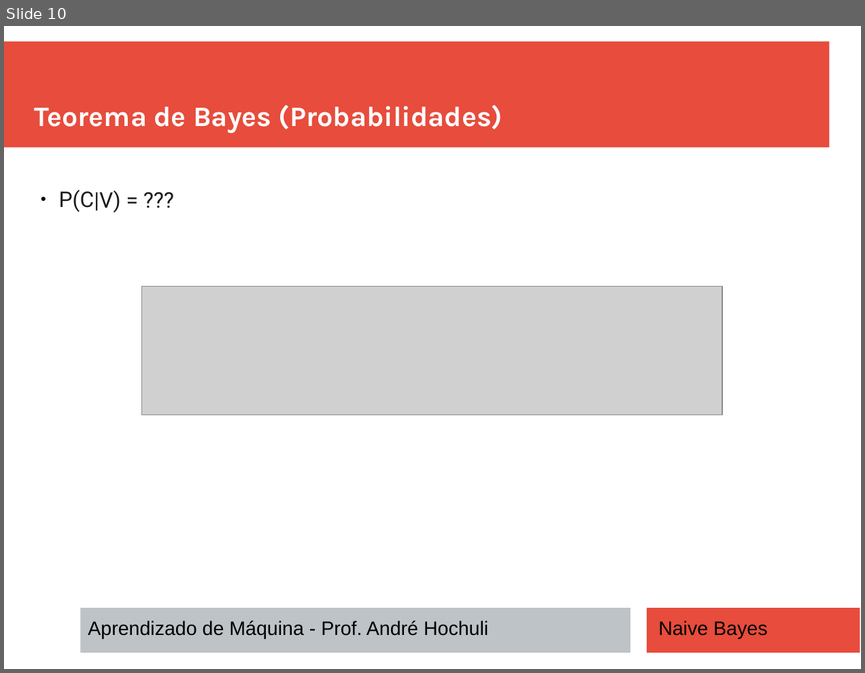
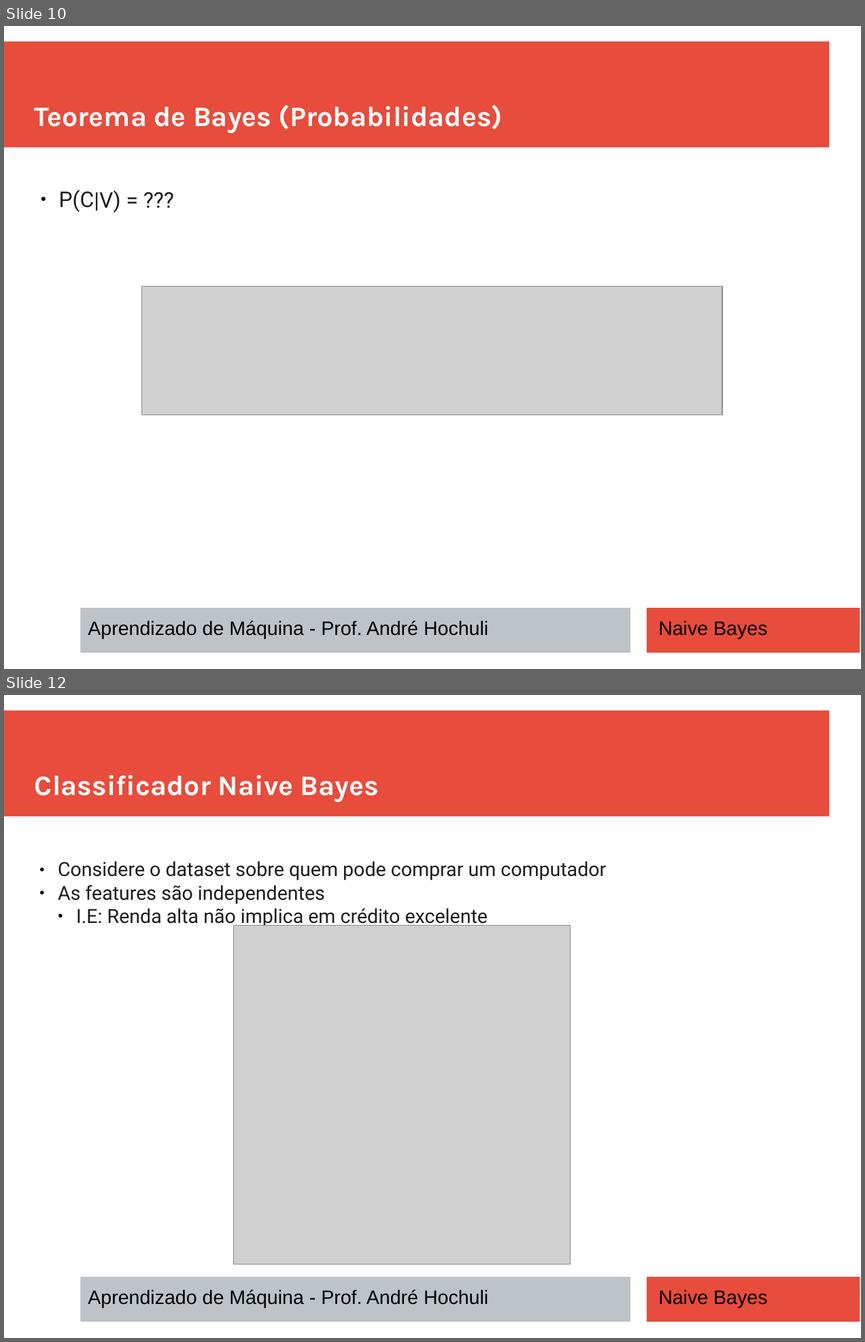
Before and after one commit to andrehochuli/teaching, a slide deck: AprendizadoMaquina/Tópico 02 - Aprendizado Supervisionado/Tópico 02 - Aprendizado-Supervisionado - Naive Bayes.pptx. Shown one above the other, each under a label of ours: slide 10 before the commit, slides 10 and 12 after it; the slides between them are not shown. The pictures are 865x673 and 865x1342 pixels, drawn with LibreOffice and Linux fonts; fonts in the diff are those of the drawing; grey boxes stand for pictures. Boxes give left, top, right and bottom in pixels: in the first picture for what was removed or moved away, otherwise in the second. Text is boxed around its words. In the diff, an @@ line names an element or a change of style, - is before the commit and + after.

Commit message:
Preparando Naive Bayes

```diff
--- a/AprendizadoMaquina/Tópico 02 - Aprendizado Supervisionado/Tópico 02 - Aprendizado-Supervisionado - Naive Bayes.pptx
+++ b/AprendizadoMaquina/Tópico 02 - Aprendizado Supervisionado/Tópico 02 - Aprendizado-Supervisionado - Naive Bayes.pptx
@@ slide 12 added at [4,695,861,1338], background #FFFFFF; not listed: 3 template elements that a slide beside it also shows @@
@@ text added at [35,775,379,802], 26 pt, text #FFFFFF, bold @@
+Classificador Naive Bayes
@@ text added at [58,861,606,928], 18 pt, text #1C1C1C @@
+● Considere o dataset sobre quem pode comprar um computador
+● As features são independentes
+  ● I.E: Renda alta não implica em crédito excelente
@@ picture added at [233,925,570,1264] @@
@@ text added at [88,1289,488,1307], 18 pt, text #000000 @@
+Aprendizado de Máquina - Prof. André Hochuli
@@ text added at [658,1289,767,1307], 18 pt, text #000000 @@
+Naive Bayes
```
Also in this commit, not shown: 1 slide changed, 7 other slides added.
